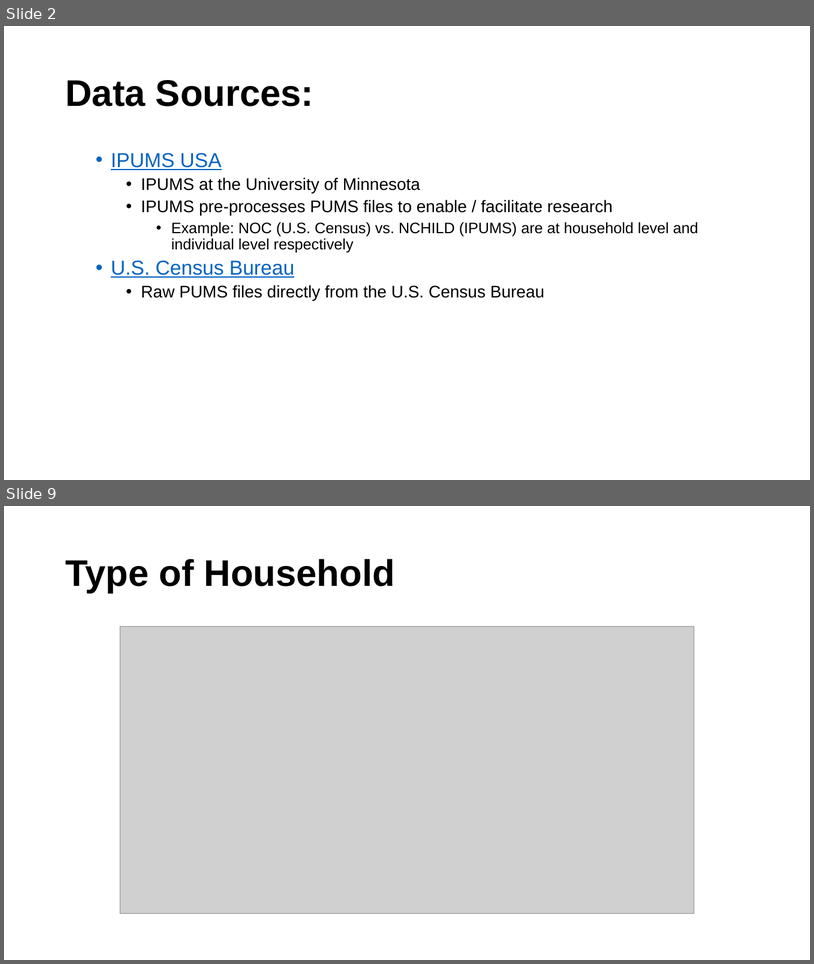
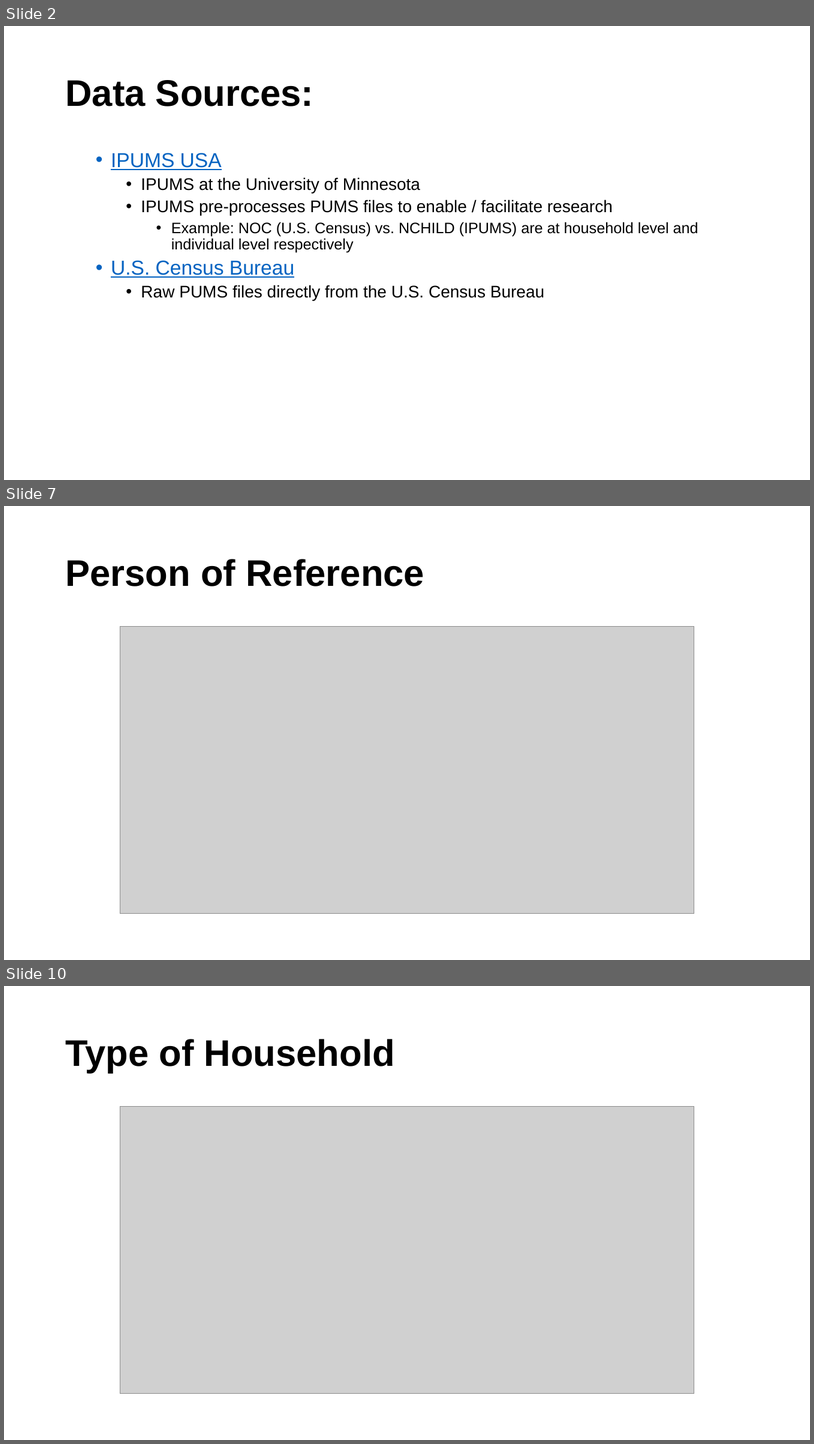
Before and after one commit to ucdiegorubi/oy_census_analysis, a slide deck: create_powerpoint/household_structure_estimates.pptx. Shown one above the other, each under a label of ours: slides 2 and 9 before the commit, slides 2, 7 and 10 after it; the slides between them are not shown. The pictures are 814x964 and 814x1444 pixels, drawn with LibreOffice and Linux fonts; fonts in the diff are those of the drawing; grey boxes stand for pictures; background and template pictures are left out. Boxes give left, top, right and bottom in pixels: in the first picture for what was removed or moved away, otherwise in the second. Text is boxed around its words. In the diff, an @@ line names an element or a change of style, - is before the commit and + after.

```diff
--- a/create_powerpoint/household_structure_estimates.pptx
+++ b/create_powerpoint/household_structure_estimates.pptx
@@ slide 7 added at (4,506,810,960), background #FFFFFF @@
@@ title added at (65,559,425,586), 44 pt, text #000000, bold @@
+Person of Reference
@@ picture added at (120,627,695,914) @@
@@ what was slide 9 is now slide 10 @@
```
Also in this commit, not shown: 8 slides changed, 2 other slides added, 2 slides removed, 5 other files.
